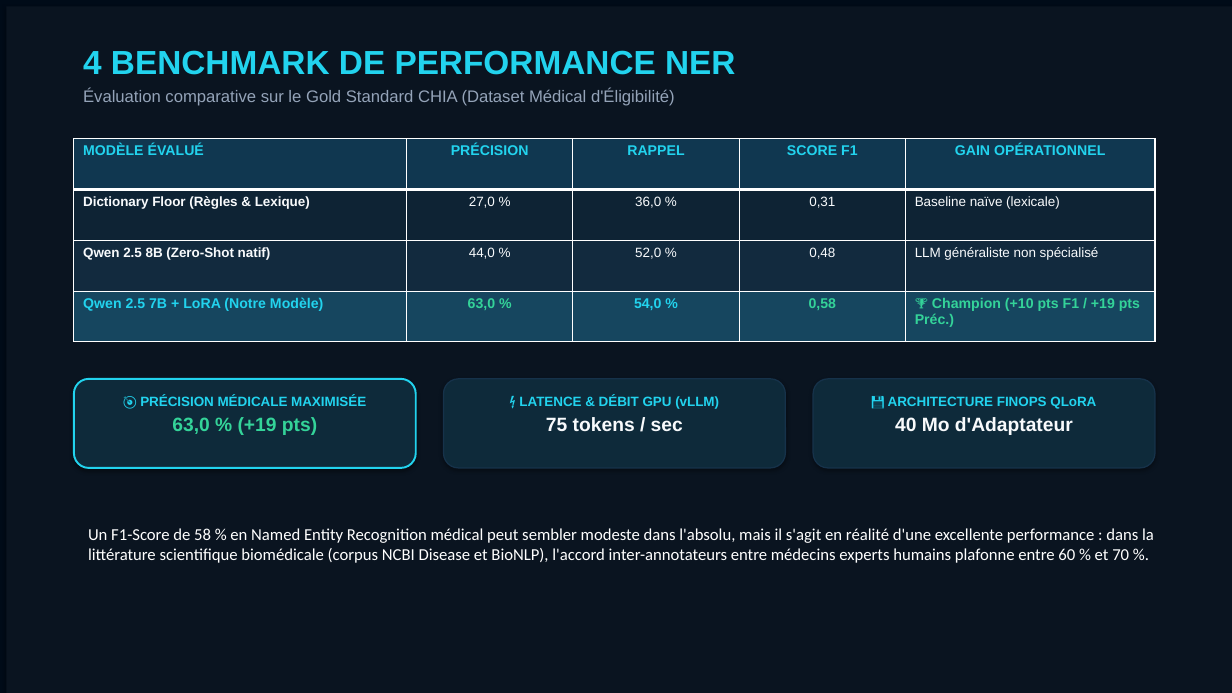
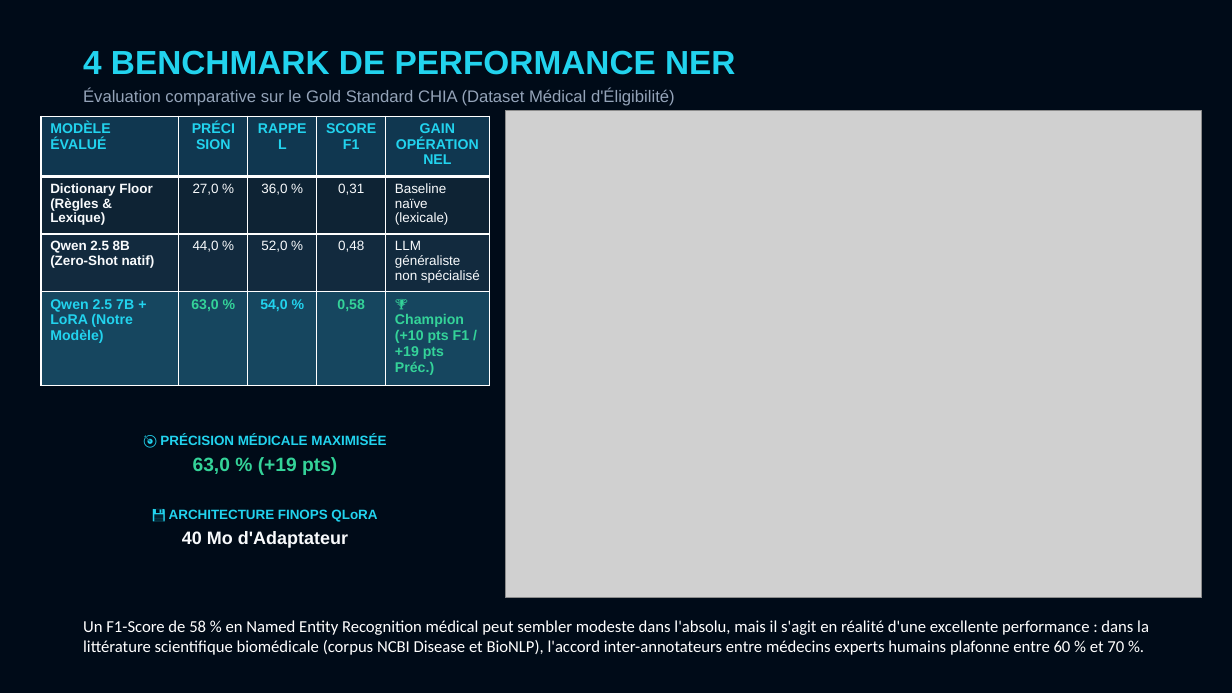
Before and after one commit to Elkristobal59/CERTIFICATION_CDSD, a slide deck: slide 7 of Bloc_6_CliNER/CliNER_presentation.pptx. Drawn at 1232x693 pixels with LibreOffice and Linux fonts; fonts in the diff are those of the drawing; grey boxes stand for pictures. Boxes give left, top, right and bottom in pixels: in the first picture for what was removed or moved away, otherwise in the second. Text is boxed around its words. In the diff, an @@ line names an element or a change of style, - is before the commit and + after.

```diff
--- a/Bloc_6_CliNER/CliNER_presentation.pptx
+++ b/Bloc_6_CliNER/CliNER_presentation.pptx
@@ rectangle removed at (6, 6, 1232, 693) @@
@@ table: place and size @@
-table at (74, 139, 1155, 442)
+table at (41, 116, 490, 420)
@@ picture added at (506, 111, 1202, 598) @@
@@ rounded rectangle removed at (74, 379, 416, 468) @@
@@ rounded rectangle removed at (444, 379, 786, 468) @@
@@ rounded rectangle removed at (813, 379, 1155, 468) @@
@@ text removed at (519, 395, 719, 431) @@
-⚡ LATENCE & DÉBIT GPU (vLLM)
-75 tokens / sec
@@ text "🎯 PRÉCISION MÉDICALE MAXIMISÉE": place and size @@
-text "🎯 PRÉCISION MÉDICALE MAXIMISÉE" at (140, 395, 366, 435)
+text "🎯 PRÉCISION MÉDICALE MAXIMISÉE" at (160, 435, 386, 475)
@@ text "💾 ARCHITECTURE FINOPS QLoRA": place and size @@
-text "💾 ARCHITECTURE FINOPS QLoRA" at (888, 396, 1096, 435)
+text "💾 ARCHITECTURE FINOPS QLoRA" at (169, 509, 377, 548)
@@ text at (182, 531, 348, 548): size 15 to 14 pt in "40 Mo d'Adaptateur" @@
@@ text "Un F1-Score de 58 % ...": place and size @@
-text "Un F1-Score de 58 % ..." at (88, 528, 1154, 563)
+text "Un F1-Score de 58 % ..." at (83, 620, 1149, 655)
```
Also in this commit, not shown: 1 other slide changed, 17 other files.
